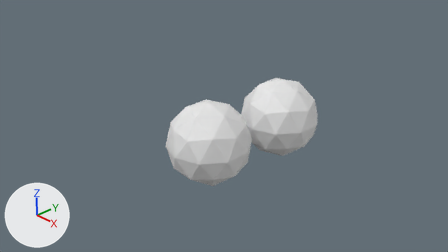
Two versions of the Blender file web/client/htdocs/models/world-unit-mod.blend, one commit apart.
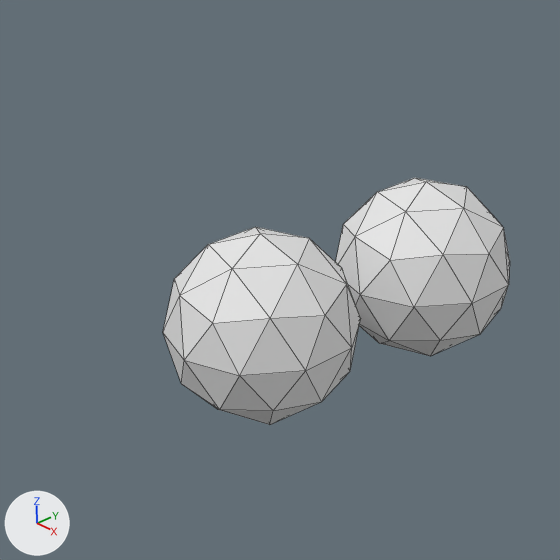
There are two pictures of each version: one from the file's camera 'Camera', one close up on the part from 21% to 76% of the width and 0% to 97% of the height. The lights are fixed; the arrows at lower left show +X, +Y and +Z. The close-ups show mesh edges as thin lines.

Objects in the first close-up: 'Icosphere.001_Icosphere.000', 'Icosphere.001_Icosphere.003'.
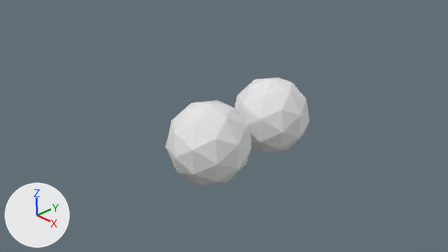
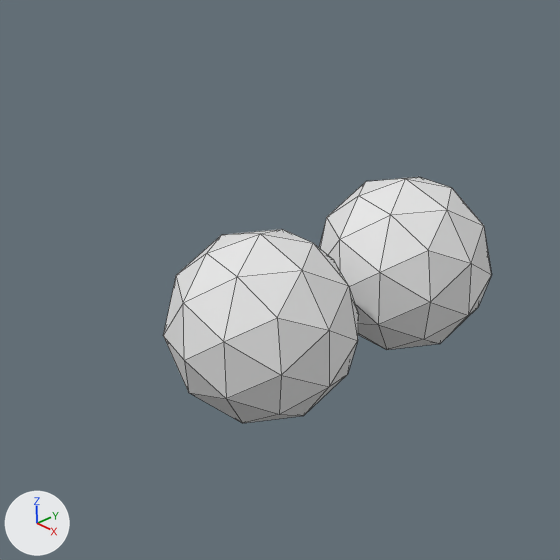
Boxes (x1, y1, x2, y2) around the edits, measured in the close-ups (560 x 560 px):
'Icosphere.001_Icosphere.003', turned: before (163, 227, 360, 425); after (163, 229, 359, 423)
'Icosphere.001_Icosphere.000', moved, turned: before (336, 178, 510, 356); after (319, 177, 492, 350)

The change, as a list of edits to the scene's bpy script:
```text
Change ob_icosphere_001_icosphere_000:
    ob_icosphere_001_icosphere_000.rotation_euler: (1.571, 0.0, 0.0) -> (0.0, 0.0, 0.0)  # degrees (90, 0, 0) -> degrees (0, 0, 0)
    ob_icosphere_001_icosphere_000.location: (0.23, 2.17, 0.01) -> (0.0, 2.11, 0.0)
Change ob_icosphere_001_icosphere_003:
    ob_icosphere_001_icosphere_003.rotation_euler: (1.571, 0.0, 0.0) -> (0.0, 0.0, 0.0)  # degrees (90, 0, 0) -> degrees (0, 0, 0)
```
